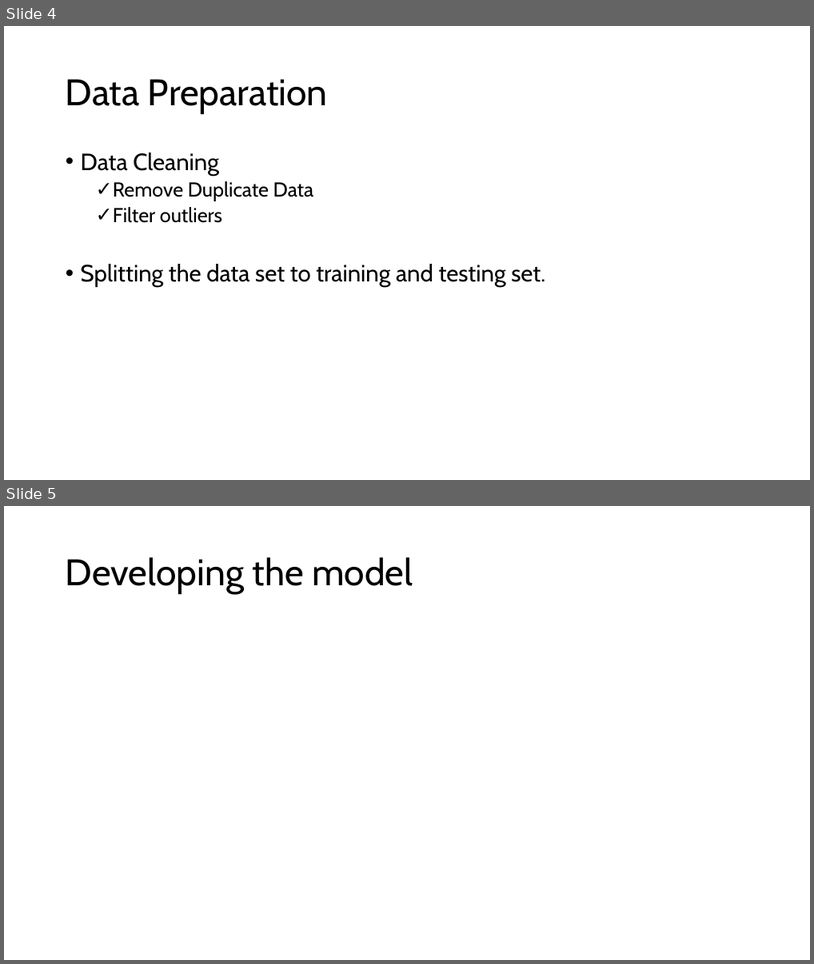
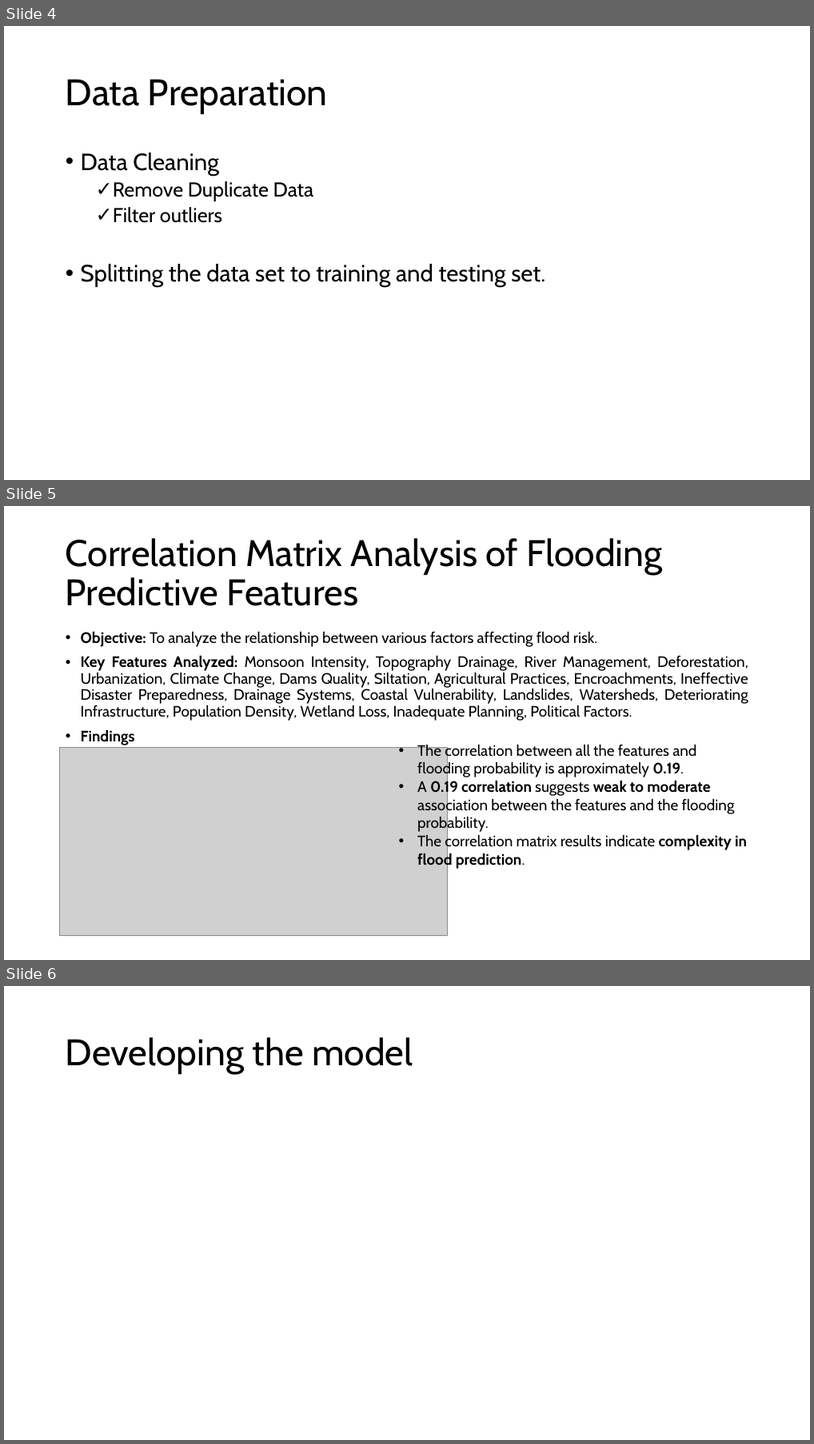
Before and after one commit to parth-gr/floodPrediction, a slide deck: Presentations/CapstoneProject_Presentation.pptx. Shown one above the other, each under a label of ours: slides 4 and 5 before the commit, slides 4, 5 and 6 after it. The pictures are 814x964 and 814x1444 pixels, drawn with LibreOffice and Linux fonts; fonts in the diff are those of the drawing; grey boxes stand for pictures. Boxes give left, top, right and bottom in pixels: in the first picture for what was removed or moved away, otherwise in the second. Text is boxed around its words. In the diff, an @@ line names an element or a change of style, - is before the commit and + after.

Commit message:
updated correlation matrix find in the PPT
correlation matrix finding updated

```diff
--- a/Presentations/CapstoneProject_Presentation.pptx
+++ b/Presentations/CapstoneProject_Presentation.pptx
@@ slide 5 added at <box>4,506,810,960</box>, background #FFFFFF @@
@@ title added at <box>66,538,662,606</box>, 44 pt, text #000000 @@
+Correlation Matrix Analysis of Flooding Predictive Features
@@ text added at <box>81,631,749,745</box>, 18 pt, text #000000 @@
+• Objective: To analyze the relationship between various factors affecting flood risk.
+• Key Features Analyzed: Monsoon Intensity, Topography Drainage, River Management, Deforestation, Urbanization, Climate Change, Dams Quality, Siltation, Agricultural Practices, Encroachments, Ineffective Disaster Preparedness, Drainage Systems, Coastal Vulnerability, Landslides, Watersheds, Deteriorating Infrastructure, Population Density, Wetland Loss, Inadequate Planning, Political Factors.
+• Findings
@@ text added at <box>418,743,747,868</box>, 18 pt, text #000000 @@
+• The correlation between all the features and flooding probability is approximately 0.19.
+• A 0.19 correlation suggests weak to moderate association between the features and the flooding probability.
+• The correlation matrix results indicate complexity in flood prediction.
@@ picture added at <box>60,748,447,936</box> @@
@@ what was slide 5 is now slide 6 @@
```
